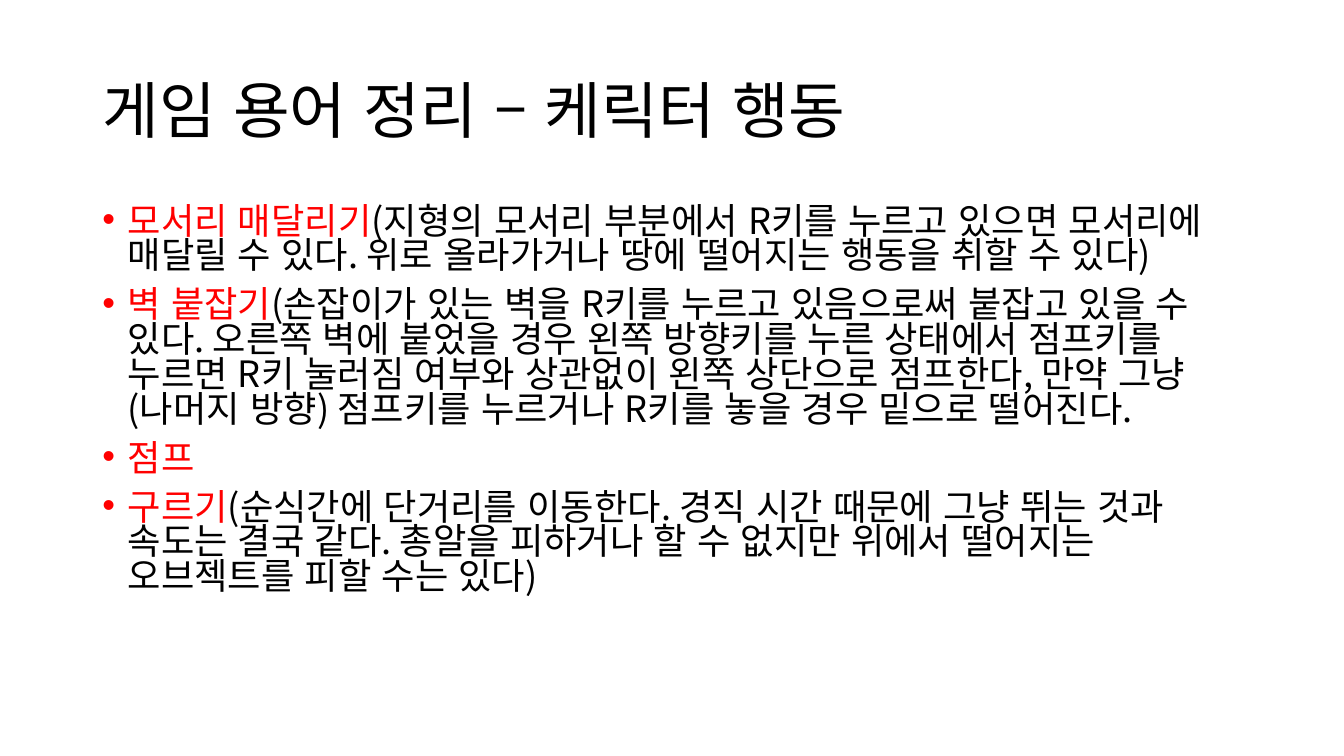
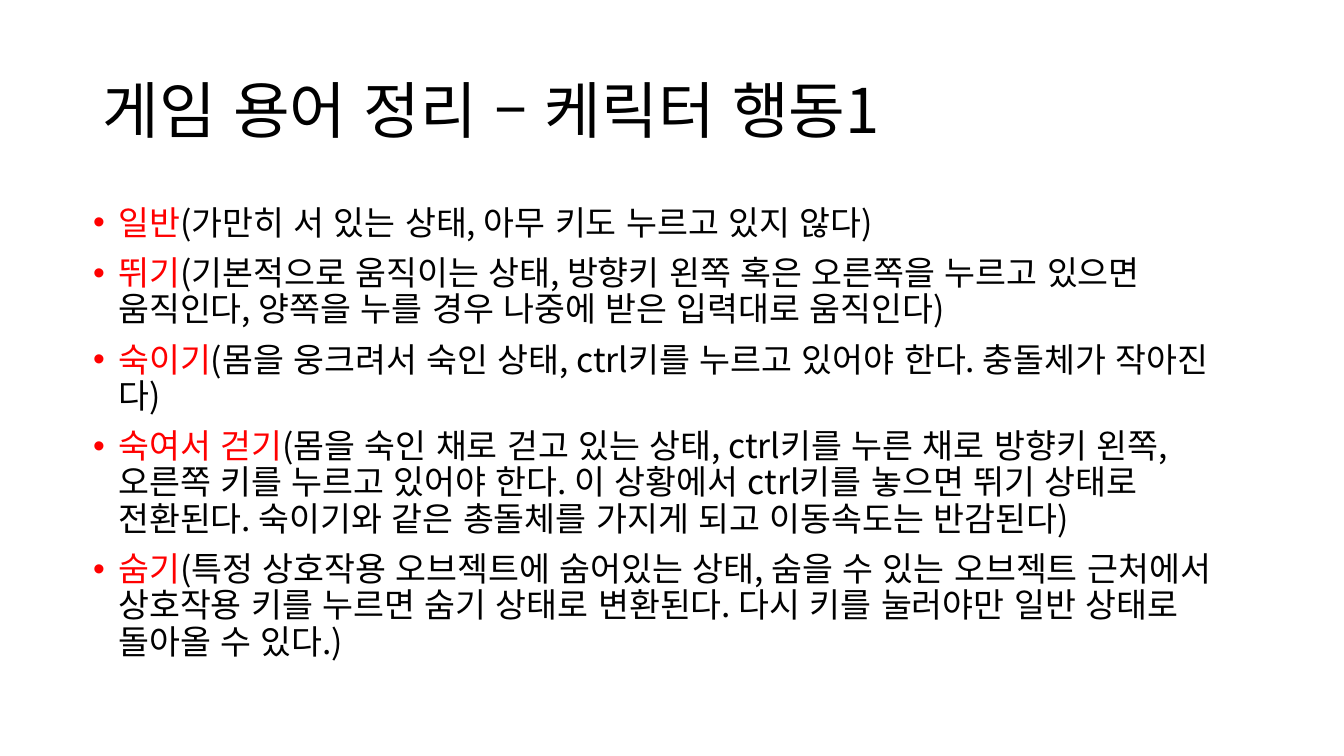
Before and after one commit to JSungMin/MomentFlow05, a slide deck: slide 11 of Documents/기획/시스템기획/게임플레이기획_시스템.pptx. Drawn at 1344x756 pixels with LibreOffice and Linux fonts; fonts in the diff are those of the drawing. Boxes give left, top, right and bottom in pixels: in the first picture for what was removed or moved away, otherwise in the second. Text is boxed around its words. In the diff, an @@ line names an element or a change of style, - is before the commit and + after.

```diff
--- a/Documents/기획/시스템기획/게임플레이기획_시스템.pptx
+++ b/Documents/기획/시스템기획/게임플레이기획_시스템.pptx
@@ title at [102,82,880,138]: text changed @@
-게임 용어 정리 – 케릭터 행동
+게임 용어 정리 – 케릭터 행동1
@@ text at [118,207,1211,661]: text changed; size 25.9 to 24 pt @@
-• 모서리 매달리기(지형의 모서리 부분에서 R키를 누르고 있으면 모서리에 매달릴 수 있다. 위로 올라가거나 땅에 떨어지는 행동을 취할 수 있다)
-• 벽 붙잡기(손잡이가 있는 벽을 R키를 누르고 있음으로써 붙잡고 있을 수 있다. 오른쪽 벽에 붙었을 경우 왼쪽 방향키를 누른 상태에서 점프키를 누르면 R키 눌러짐 여부와 상관없이 왼쪽 상단으로 점프한다, 만약 그냥 (나머지 방향) 점프키를 누르거나 R키를 놓을 경우 밑으로 떨어진다.
-• 점프
-• 구르기(순식간에 단거리를 이동한다. 경직 시간 때문에 그냥 뛰는 것과 속도는 결국 같다. 총알을 피하거나 할 수 없지만 위에서 떨어지는 오브젝트를 피할 수는 있다)
+• 일반(가만히 서 있는 상태, 아무 키도 누르고 있지 않다)
+• 뛰기(기본적으로 움직이는 상태, 방향키 왼쪽 혹은 오른쪽을 누르고 있으면 움직인다, 양쪽을 누를 경우 나중에 받은 입력대로 움직인다)
+• 숙이기(몸을 웅크려서 숙인 상태, ctrl키를 누르고 있어야 한다. 충돌체가 작아진다)
+• 숙여서 걷기(몸을 숙인 채로 걷고 있는 상태, ctrl키를 누른 채로 방향키 왼쪽, 오른쪽 키를 누르고 있어야 한다. 이 상황에서 ctrl키를 놓으면 뛰기 상태로 전환된다. 숙이기와 같은 총돌체를 가지게 되고 이동속도는 반감된다)
+• 숨기(특정 상호작용 오브젝트에 숨어있는 상태, 숨을 수 있는 오브젝트 근처에서 상호작용 키를 누르면 숨기 상태로 변환된다. 다시 키를 눌러야만 일반 상태로 돌아올 수 있다.)
```
Also in this commit, not shown: 1 other slide changed, 2 slides added, 40 other files.
